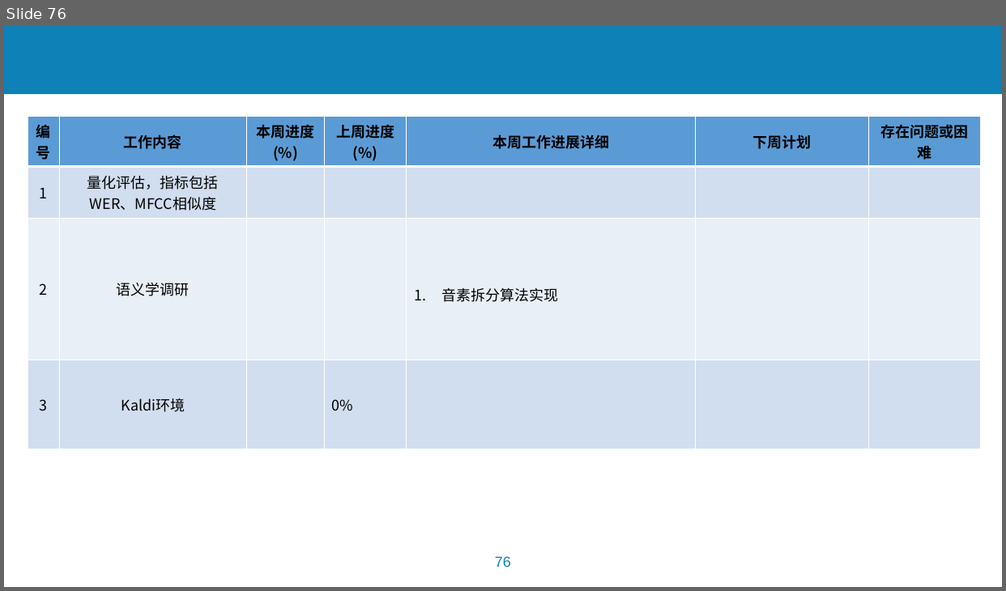
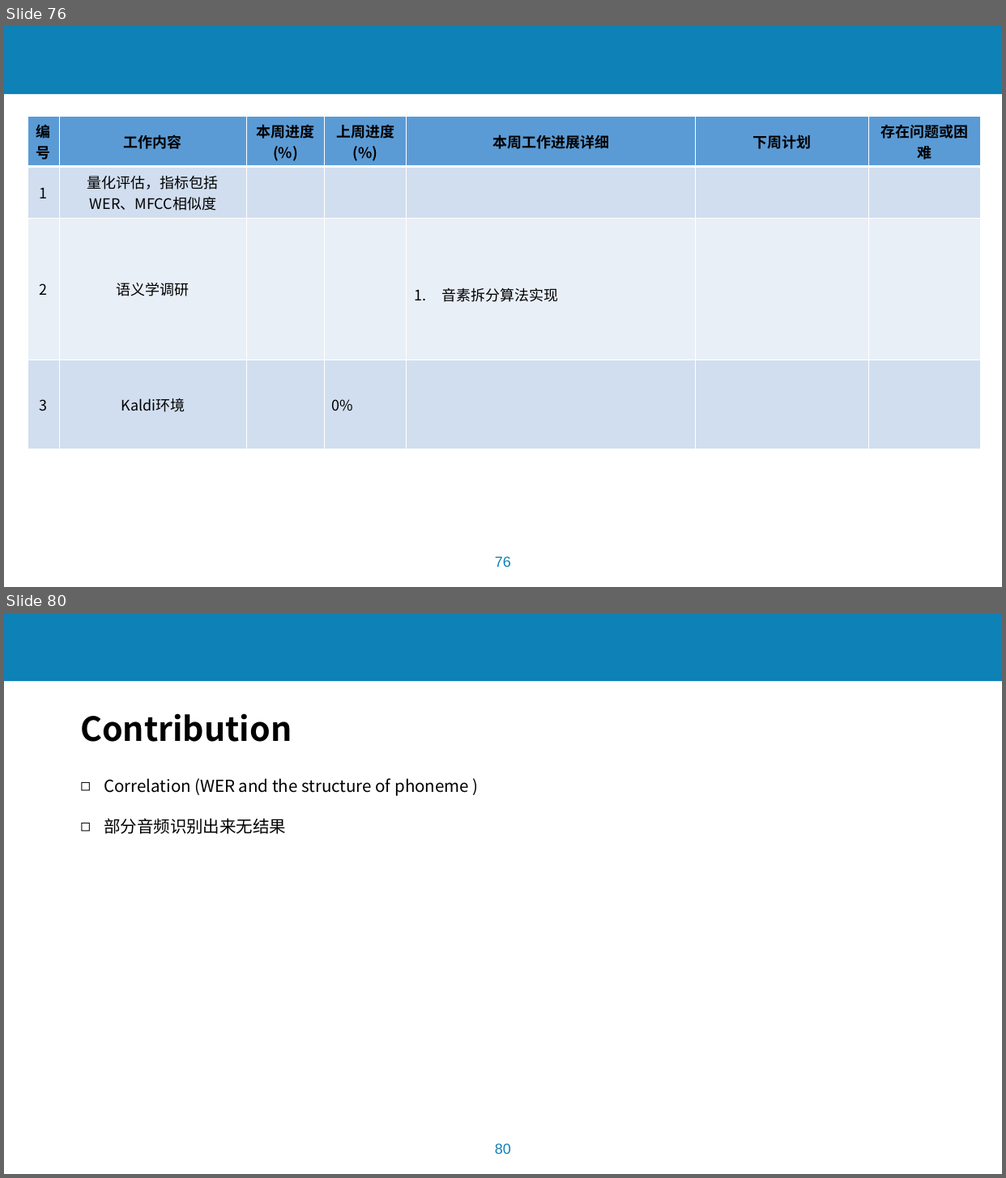
Before and after one commit to lchmoxing/audio_tsm_test, a slide deck: documents/基于音频预处理过程的语音识别系统攻击3.1.pptx. Shown one above the other, each under a label of ours: slide 76 before the commit, slides 76 and 80 after it; the slides between them are not shown. The pictures are 1006x591 and 1006x1178 pixels, drawn with LibreOffice and Linux fonts; fonts in the diff are those of the drawing; background and template pictures are left out. Boxes give left, top, right and bottom in pixels: in the first picture for what was removed or moved away, otherwise in the second. Text is boxed around its words. In the diff, an @@ line names an element or a change of style, - is before the commit and + after.

```diff
--- a/documents/基于音频预处理过程的语音识别系统攻击3.1.pptx
+++ b/documents/基于音频预处理过程的语音识别系统攻击3.1.pptx
@@ slide 80 added at (x1=4, y1=613, x2=1002, y2=1174), background #FFFFFF; not listed: 2 template elements that a slide beside it also shows @@
@@ text added at (x1=80, y1=713, x2=292, y2=742), 32 pt, text #000000, bold @@
+Contribution
@@ text added at (x1=104, y1=778, x2=469, y2=834), 16 pt, text #000000 @@
+◻ Correlation (WER and the structure of phoneme )
+◻ 部分音频识别出来无结果
```
Also in this commit, not shown: 3 other slides added.
